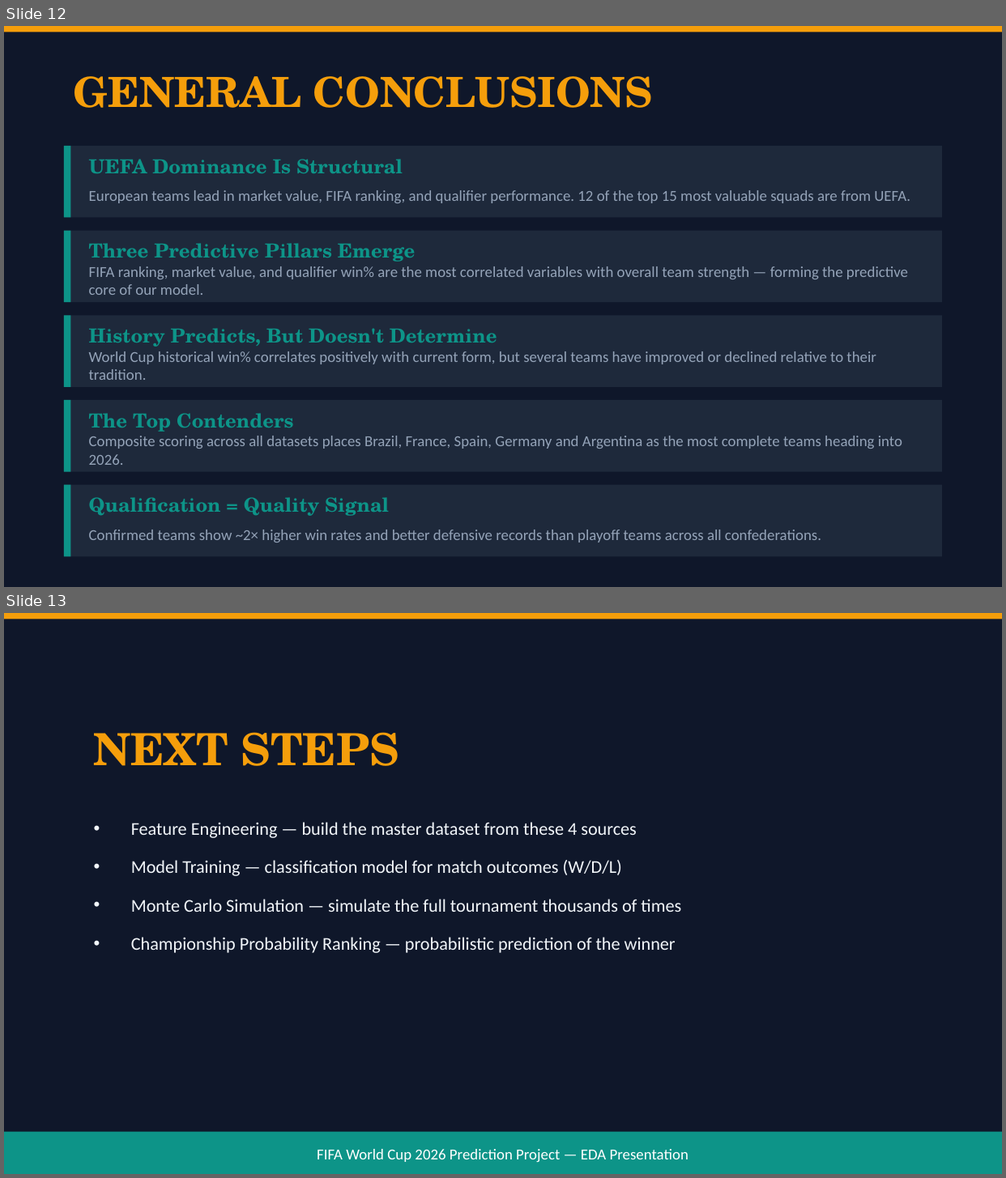
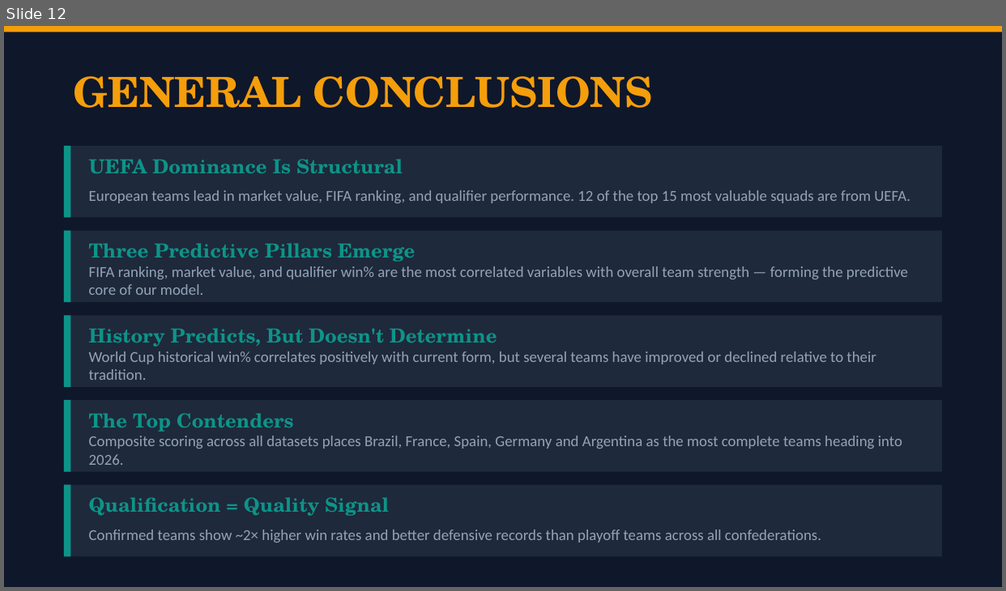
Before and after one commit to ayuness/WorldCupWinnerPrediction, a slide deck: WorldCup2026_EDA.pptx. Shown one above the other, each under a label of ours: slides 12 and 13 before the commit, slide 12 after it. The pictures are 1006x1178 and 1006x591 pixels, drawn with LibreOffice and Linux fonts; fonts in the diff are those of the drawing. Boxes give left, top, right and bottom in pixels: in the first picture for what was removed or moved away, otherwise in the second. Text is boxed around its words. In the diff, an @@ line names an element or a change of style, - is before the commit and + after.

```diff
--- a/WorldCup2026_EDA.pptx
+++ b/WorldCup2026_EDA.pptx
@@ slide 13 removed at <box>4,613,1002,1174</box>, background #0F172A @@
@@ rectangle removed at <box>4,613,1002,619</box> @@
@@ text removed at <box>94,732,400,766</box> @@
-NEXT STEPS
@@ text removed at <box>131,822,681,953</box> @@
-• Feature Engineering — build the master dataset from these 4 sources
-• Model Training — classification model for match outcomes (W/D/L)
-• Monte Carlo Simulation — simulate the full tournament thousands of times
-• Championship Probability Ranking — probabilistic prediction of the winner
@@ rectangle removed at <box>4,1132,1002,1174</box> @@
@@ text removed at <box>317,1149,688,1163</box> @@
-FIFA World Cup 2026 Prediction Project — EDA Presentation
```
Also in this commit, not shown: 1 slide changed.
